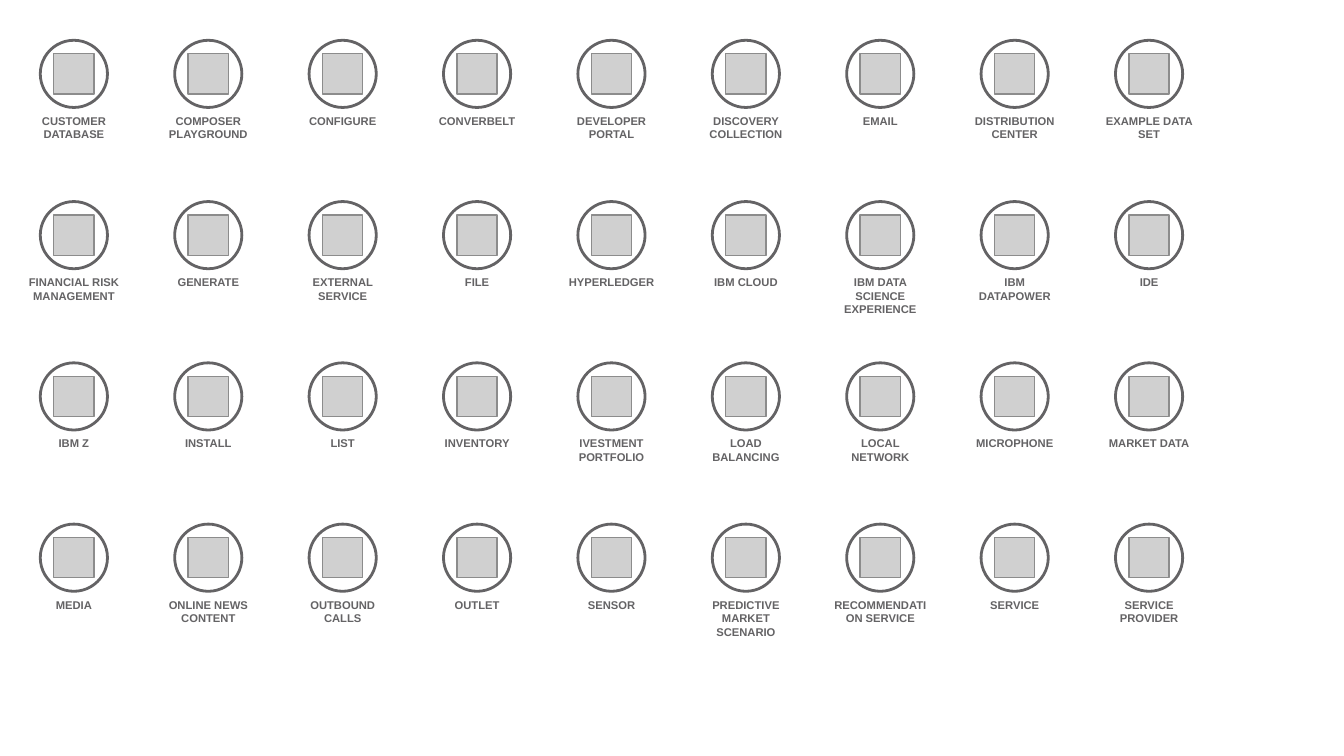
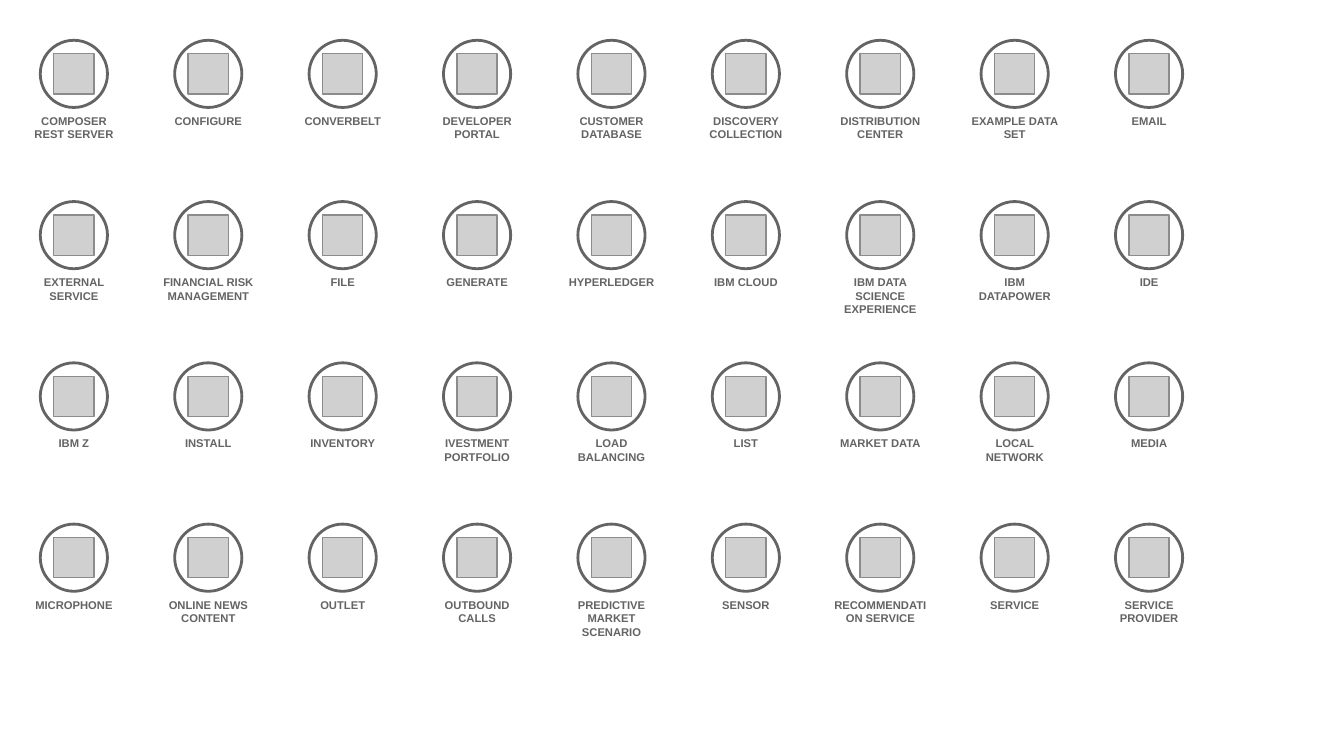
Before and after one commit to l2fprod/myarchitecture, a slide deck: slide 11 of mycatalog-architecture-diagram-template.pptx. Drawn at 1344x756 pixels with LibreOffice and Linux fonts; fonts in the diff are those of the drawing; grey boxes stand for pictures. Boxes give left, top, right and bottom in pixels: in the first picture for what was removed or moved away, otherwise in the second. Text is boxed around its words. In the diff, an @@ line names an element or a change of style, - is before the commit and + after.

```diff
--- a/mycatalog-architecture-diagram-template.pptx
+++ b/mycatalog-architecture-diagram-template.pptx
@@ text at (34,117,113,138): text changed @@
-CUSTOMER DATABASE
+COMPOSER REST SERVER
@@ text removed at (169,117,248,138) @@
-COMPOSER PLAYGROUND
@@ text added at (580,117,644,138), 6 pt, text #646365, bold @@
+CUSTOMER DATABASE
@@ text "EMAIL": place and size @@
-text "EMAIL" at (863,117,898,125)
+text "EMAIL" at (1132,117,1167,125)
@@ text "EXTERNAL SERVICE": place and size @@
-text "EXTERNAL SERVICE" at (313,278,373,300)
+text "EXTERNAL SERVICE" at (44,278,104,300)
@@ text "GENERATE": place and size @@
-text "GENERATE" at (178,278,239,286)
+text "GENERATE" at (446,278,507,286)
@@ text "LIST": place and size @@
-text "LIST" at (331,439,355,447)
+text "LIST" at (734,439,758,447)
@@ text added at (840,439,920,447), 6 pt, text #646365, bold @@
+MARKET DATA
@@ text removed at (976,439,1053,447) @@
-MICROPHONE
@@ text at (1131,439,1167,447): text changed @@
-MARKET DATA
+MEDIA
@@ 4 texts: place and size @@
-4 texts at (29,278,909,622)
+4 texts at (163,278,1044,622)
@@ 11 texts: place and size @@
-11 texts at (309,117,1192,636)
+11 texts at (175,117,1058,636)
@@ text at (35,601,112,609): text changed @@
-MEDIA
+MICROPHONE
```
Also in this commit, not shown: 11 other slides changed, 1 slide added, 1 slide removed.
